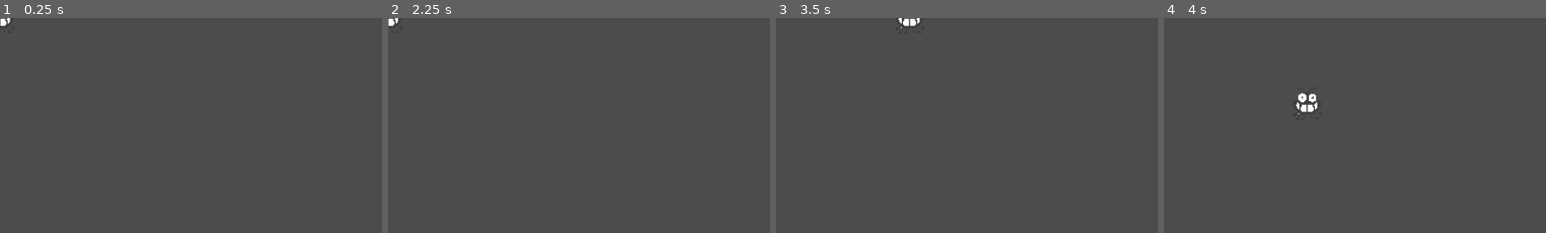
Above: before the commit, frames 1-4 (left to right).
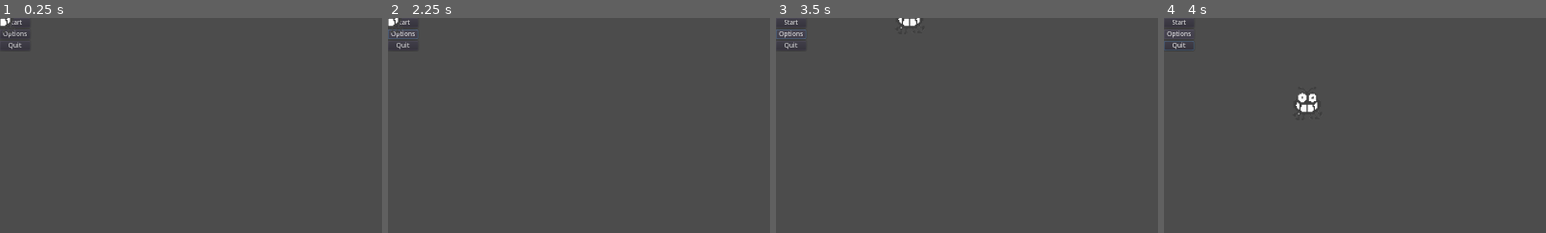
Above: after the commit, the same moments.

Repository: VictorieeMan/Bug-Off-2021
Game: Godot game, scene res://main.tscn
Two runs of this game, one before a commit and one after it. Both use one fixed random seed, a clock stepped at 60 frames per second and the inputs below.
Inputs (mouse positions are % of the whole screen's width and height, from its top left):
- Up to frame 1 (0.25 s): no input
- Up to frame 2 (2.25 s): click (2, 1) at 0.5 s, where only the run after the commit has a clickable "Start"; click (2, 1) at 1.25 s, where only the run after the commit has a clickable "Start"; click (2, 4) at 2 s, where only the run after the commit has a clickable "Options"
- Up to frame 3 (3.5 s): hold Right (ui_right) from 2.78 s (still down)
- Up to frame 4 (4 s): release Right (ui_right) at 3.53 s; hold Down (ui_down) from 3.53 s (still down)
The pictures show only the part of the screen within x 0-50%, y 0-50%; the shares and areas given below are measured in that part.

The runs differ from the first frame. In frame 1, 0.1% of the frame differs, in the area x 0-7%, y 0-15%; in frame 2, 0.2%; in frame 3, 0.3%, in the area x 0-8%, y 0-15%; in frame 4, 0.2%.

Commit message:
restructuring for a levels system

Diff:
--- /dev/null
+++ b/level_0.tscn
@@ -0,0 +1,7 @@
+[gd_scene load_steps=2 format=2]
+
+[ext_resource path="res://player_Area2D.tscn" type="PackedScene" id=1]
+
+[node name="level_0" type="Node"]
+
+[node name="player_Area2D" parent="." instance=ExtResource( 1 )]
--- a/main.tscn
+++ b/main.tscn
@@ -1,7 +1,10 @@
-[gd_scene load_steps=2 format=2]
+[gd_scene load_steps=3 format=2]
 
 [ext_resource path="res://player_Area2D.tscn" type="PackedScene" id=1]
+[ext_resource path="res://menu.tscn" type="PackedScene" id=2]
 
 [node name="main" type="Node"]
 
+[node name="menu" parent="." instance=ExtResource( 2 )]
+
 [node name="player_Area2D" parent="." instance=ExtResource( 1 )]
